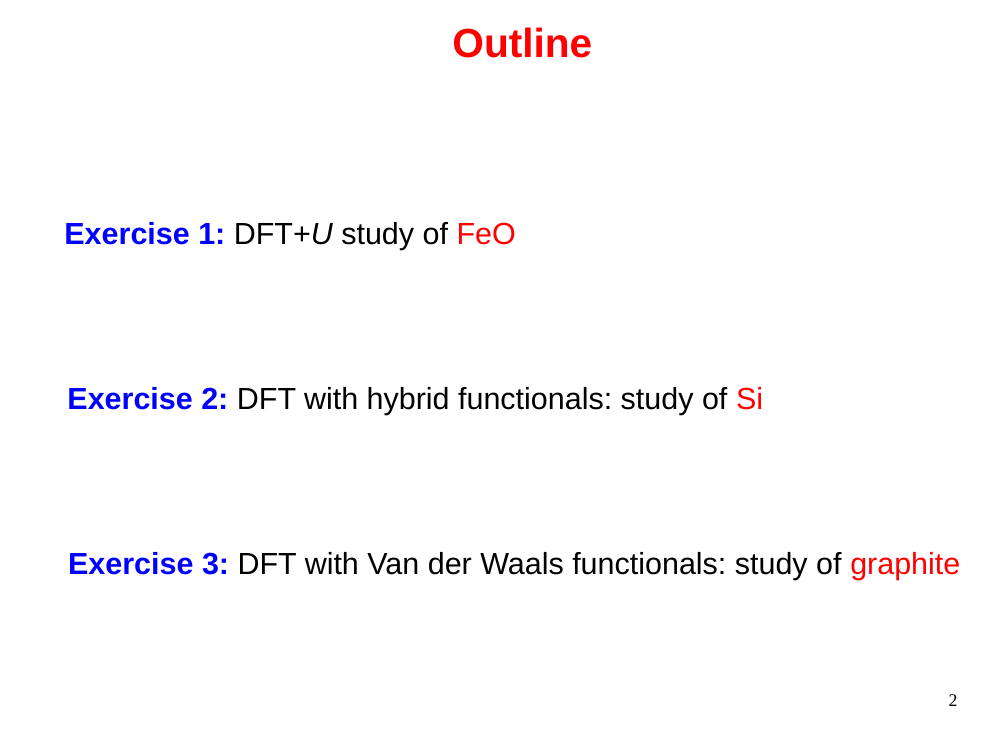
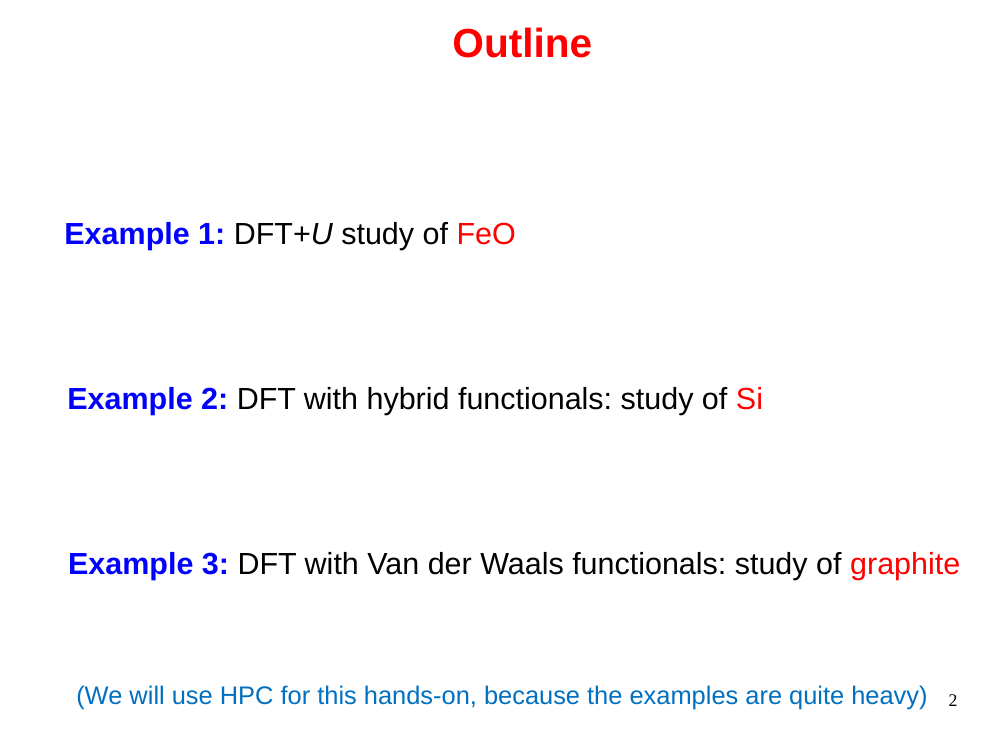
Before and after one commit to thepranab/materials-for-max-qe2021-online-school, a slide deck: slide 2 of slides.sources/handson-day4.odp. Drawn at 1008x756 pixels with LibreOffice and Linux fonts; fonts in the diff are those of the drawing. Boxes give left, top, right and bottom in pixels: in the first picture for what was removed or moved away, otherwise in the second. Text is boxed around its words. In the diff, an @@ line names an element or a change of style, - is before the commit and + after.

```diff
--- a/slides.sources/handson-day4.odp
+++ b/slides.sources/handson-day4.odp
@@ text at (64, 222, 516, 250): text changed @@
-Exercise 1: DFT+U study of FeO
+Example 1: DFT+U study of FeO
@@ text at (67, 387, 763, 415): text changed @@
-Exercise 2: DFT with hybrid functionals: study of Si
+Example 2: DFT with hybrid functionals: study of Si
@@ text at (68, 552, 960, 580): text changed @@
-Exercise 3: DFT with Van der Waals functionals: study of graphite
+Example 3: DFT with Van der Waals functionals: study of graphite
@@ text added at (76, 685, 927, 709), 20 pt, text #0070C0 @@
+(We will use HPC for this hands-on, because the examples are quite heavy)
```
Also in this commit, not shown: 10 other slides changed, 23 other files.
